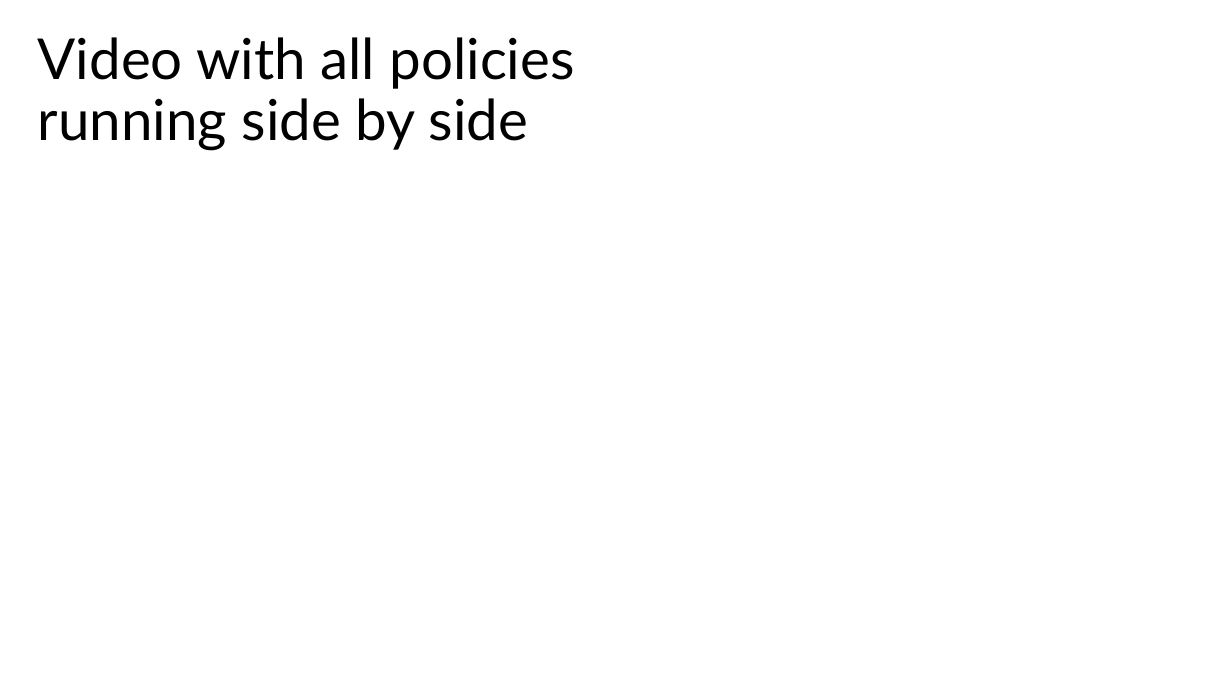
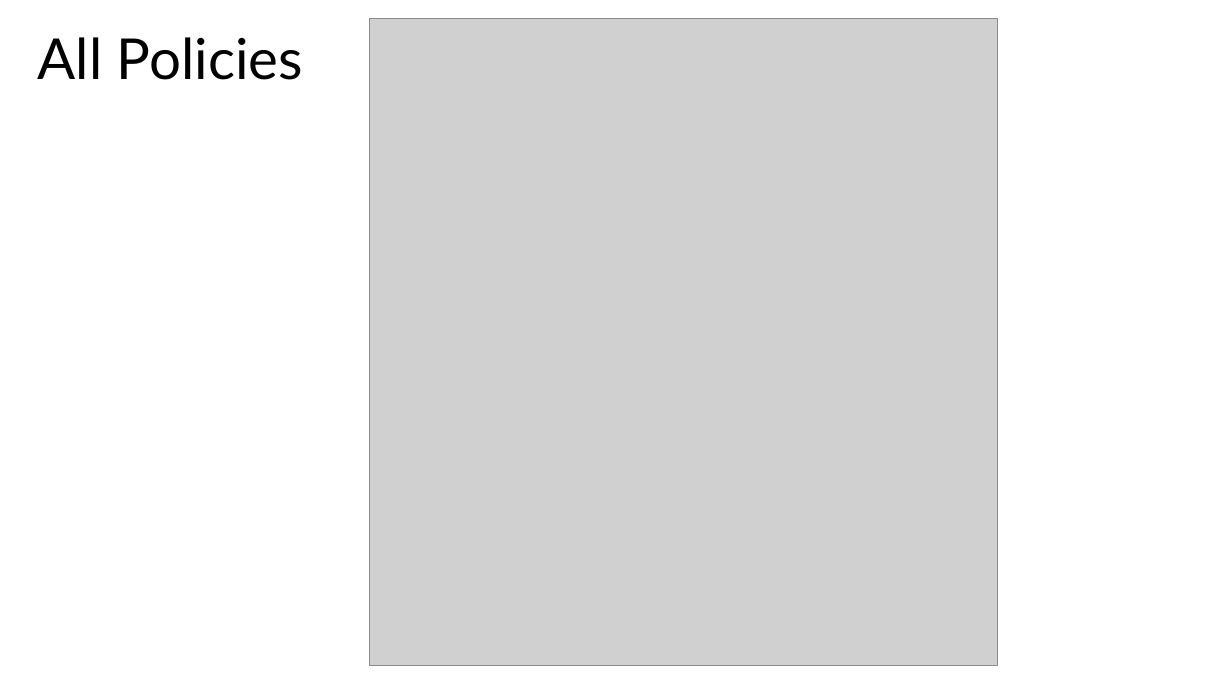
Before and after one commit to adfayed/aim_ros, a slide deck: slide 6 of Final Project Presentation.odp. Drawn at 1232x693 pixels with LibreOffice and Linux fonts; fonts in the diff are those of the drawing; grey boxes stand for pictures. Boxes give left, top, right and bottom in pixels: in the first picture for what was removed or moved away, otherwise in the second. Text is boxed around its words. In the diff, an @@ line names an element or a change of style, - is before the commit and + after.

Commit message:
all policies video added and pres updated

```diff
--- a/Final Project Presentation.odp
+++ b/Final Project Presentation.odp
@@ picture added at <box>370,18,998,665</box> @@
@@ text at <box>38,37,303,80</box>: text changed @@
-Video with all policies running side by side
+All Policies
```
Also in this commit, not shown: 2 other slides changed, 5 other files.
